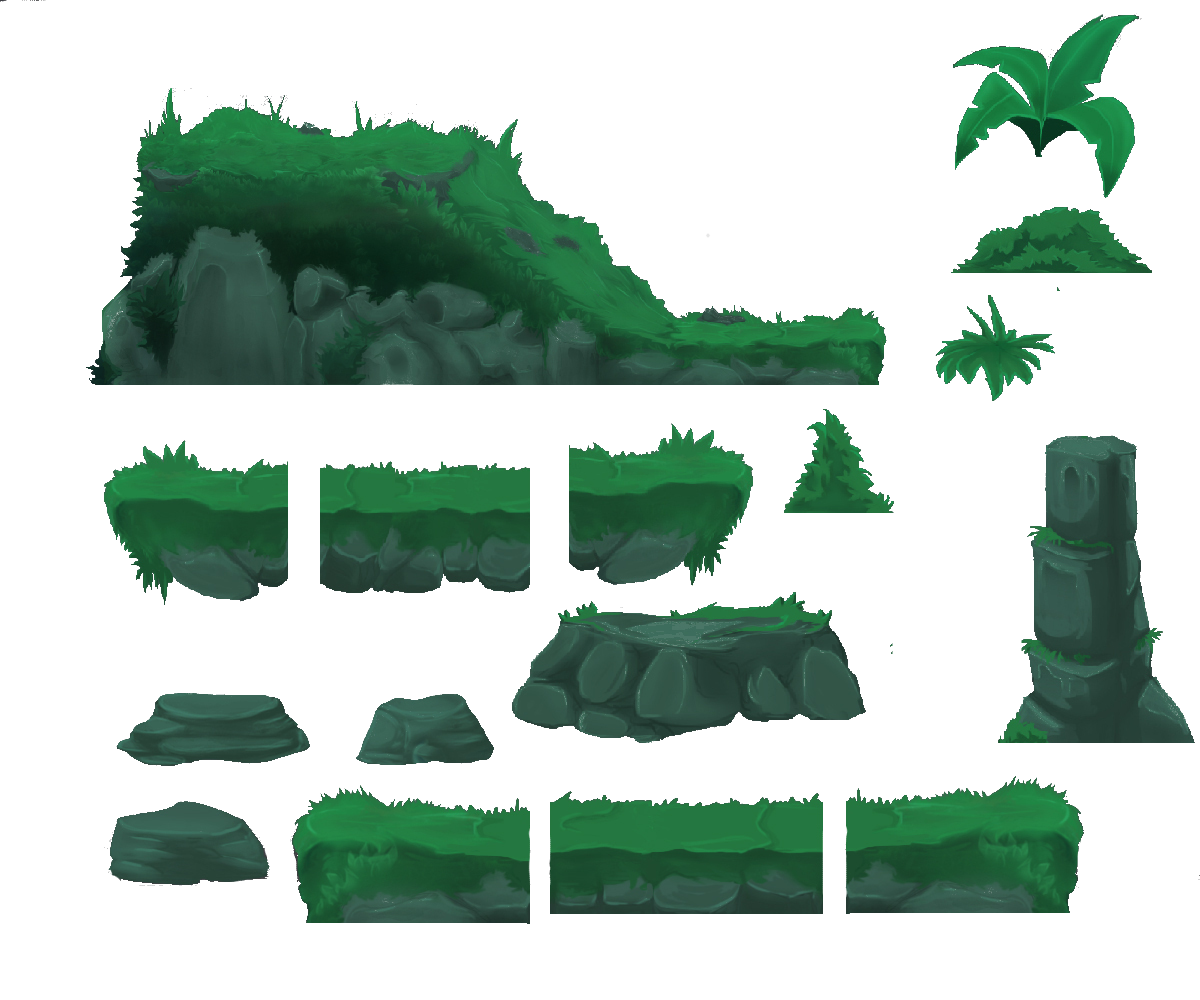
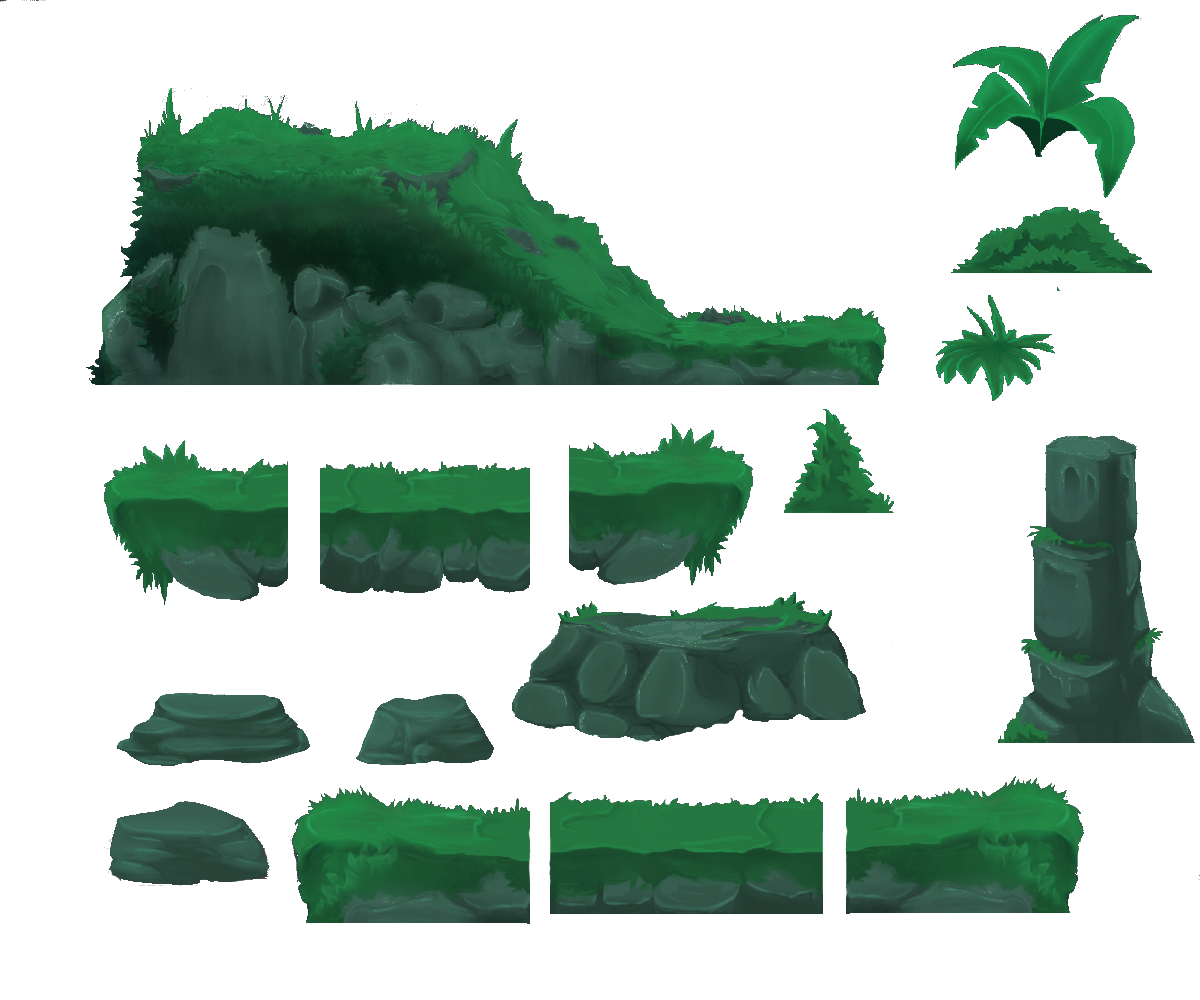
Before/after of a 1200x1000 layered artwork. What changed in the layer stack:
renamed "gallery-3.jpg" to "gallery-3.png", painted on it over (513, 233, 893, 807)
